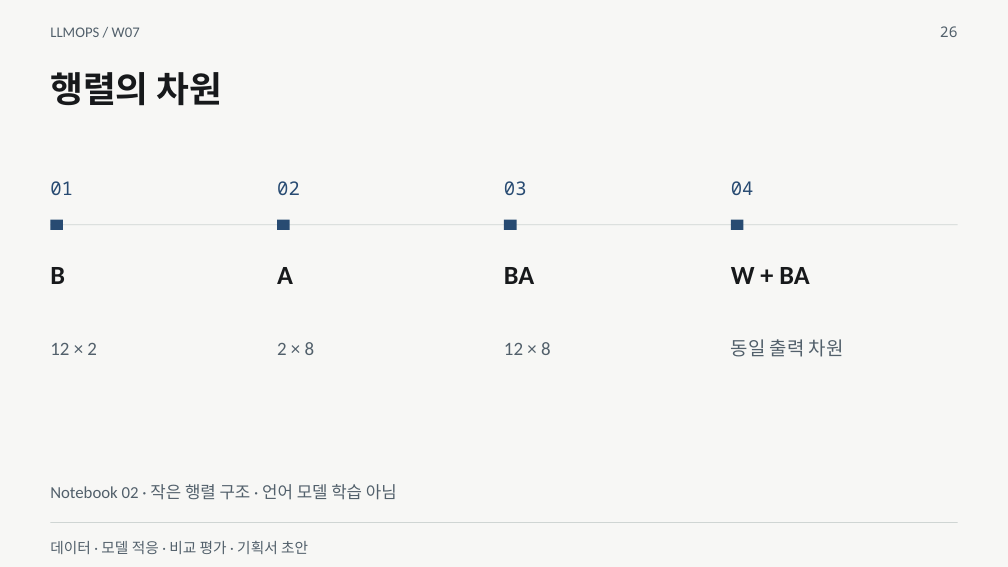
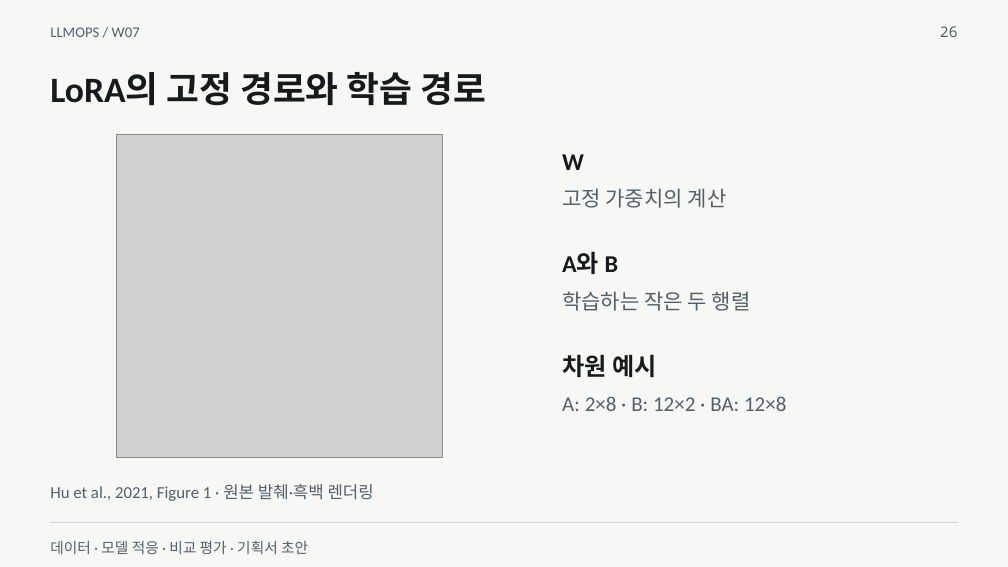
Before and after one commit to smilesjcha/llmops-16week, a slide deck: slide 26 of week07/lecture/07_week7_model_adaptation_project.pptx. Drawn at 1008x567 pixels with LibreOffice and Linux fonts; fonts in the diff are those of the drawing; grey boxes stand for pictures. Boxes give left, top, right and bottom in pixels: in the first picture for what was removed or moved away, otherwise in the second. Text is boxed around its words. In the diff, an @@ line names an element or a change of style, - is before the commit and + after.

```diff
--- a/week07/lecture/07_week7_model_adaptation_project.pptx
+++ b/week07/lecture/07_week7_model_adaptation_project.pptx
@@ text at [50,72,487,106]: text changed @@
-행렬의 차원
+LoRA의 고정 경로와 학습 경로
@@ picture added at [116,135,442,457] @@
@@ text at [562,154,584,170]: text changed; size 25 to 23 pt @@
-W + BA
+W
@@ text removed at [50,181,73,195] @@
-01
@@ text removed at [277,181,300,195] @@
-02
@@ text removed at [504,181,527,195] @@
-03
@@ text added at [562,188,727,208], 20 pt, text #52606B @@
+고정 가중치의 계산
@@ text removed at [731,181,754,195] @@
-04
@@ rectangle removed at [51,225,958,225] @@
@@ rectangle removed at [51,220,64,231] @@
@@ rectangle removed at [278,220,290,231] @@
@@ rectangle removed at [504,220,517,231] @@
@@ rectangle removed at [731,220,744,231] @@
@@ text removed at [277,267,293,284] @@
-A
@@ text removed at [504,267,534,284] @@
-BA
@@ text at [562,252,619,274]: text changed; size 25 to 23 pt @@
-B
+A와 B
@@ text added at [562,291,751,311], 20 pt, text #52606B @@
+학습하는 작은 두 행렬
@@ text removed at [50,343,97,355] @@
-12 × 2
@@ text removed at [277,342,315,355] @@
-2 × 8
@@ text removed at [504,342,551,355] @@
-12 × 8
@@ text added at [562,354,656,377], 23 pt, text #17191B, bold @@
+차원 예시
@@ text removed at [731,339,844,357] @@
-동일 출력 차원
@@ text added at [562,396,786,411], 20 pt, text #52606B @@
+A: 2×8 · B: 12×2 · BA: 12×8
@@ text at [50,484,374,501]: text changed @@
-Notebook 02 · 작은 행렬 구조 · 언어 모델 학습 아님
+Hu et al., 2021, Figure 1 · 원본 발췌·흑백 렌더링
```
Also in this commit, not shown: 9 other slides changed, 1 slide added, 1 slide removed, 30 other files.
